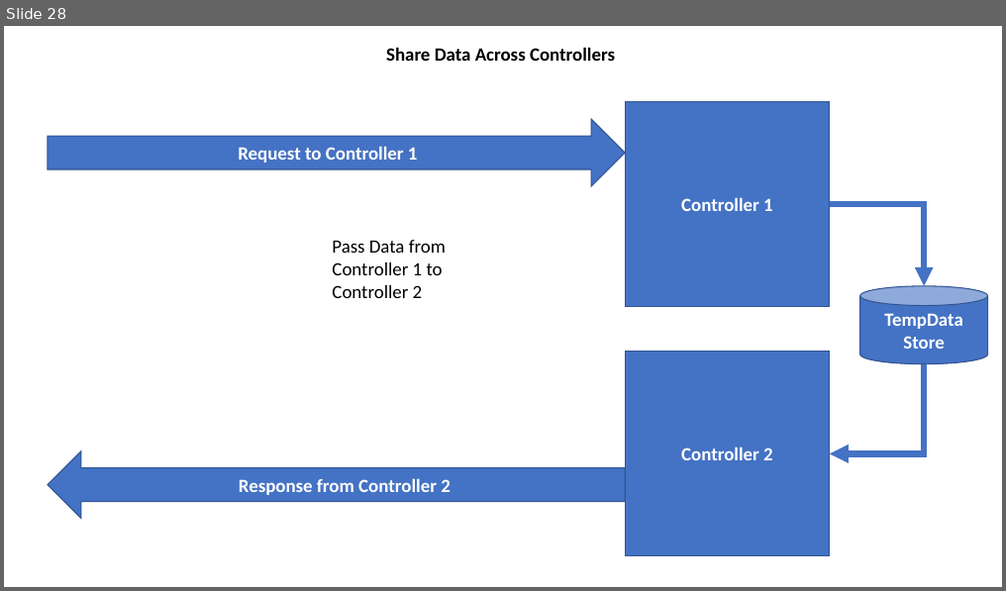
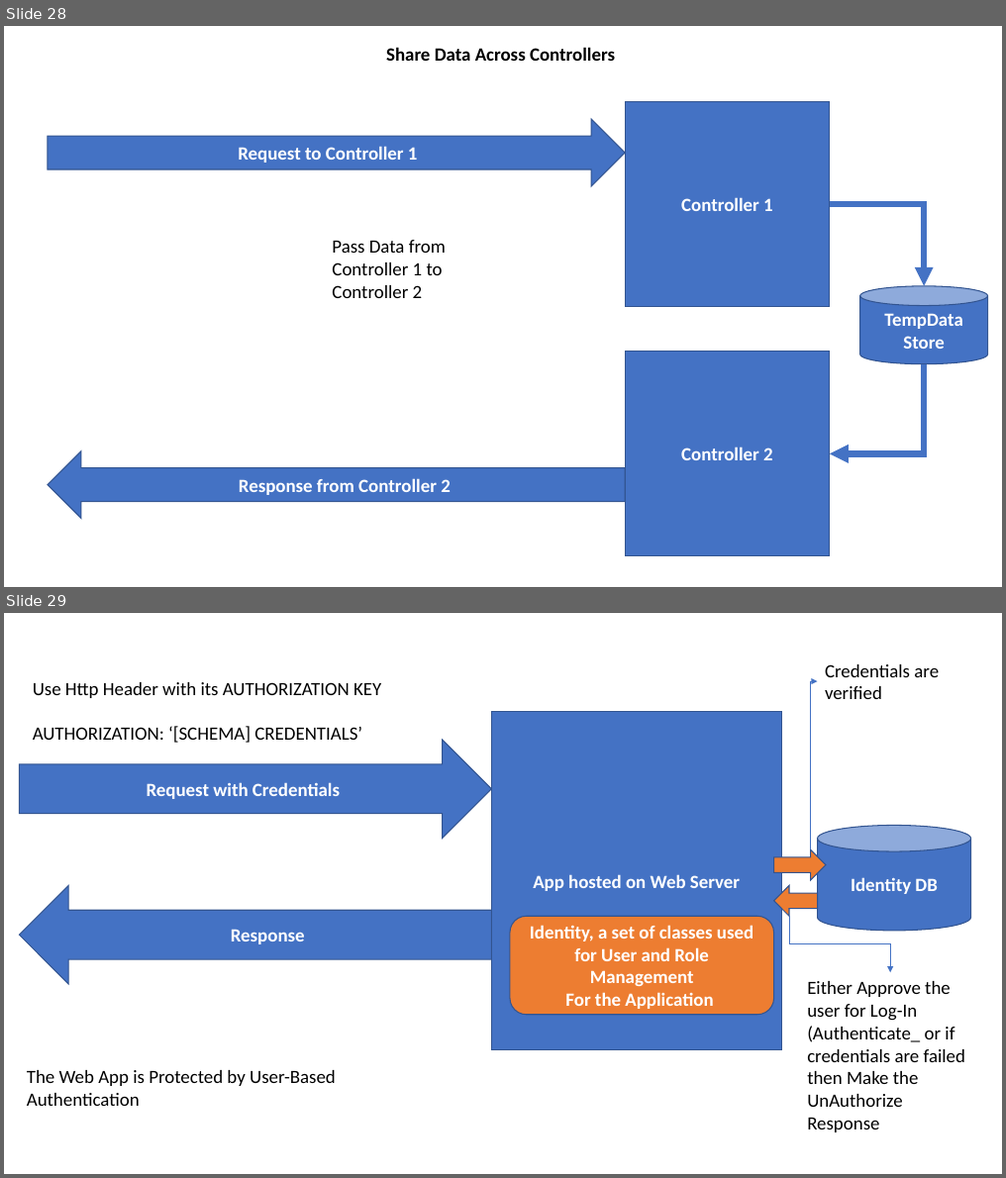
Before and after one commit to maheshsabnis/SimSept2002, a slide deck: Training_Images.pptx. Shown one above the other, each under a label of ours: slide 28 before the commit, slides 28 and 29 after it. The pictures are 1006x591 and 1006x1178 pixels, drawn with LibreOffice and Linux fonts; fonts in the diff are those of the drawing. Boxes give left, top, right and bottom in pixels: in the first picture for what was removed or moved away, otherwise in the second. Text is boxed around its words. In the diff, an @@ line names an element or a change of style, - is before the commit and + after.

```diff
--- a/Training_Images.pptx
+++ b/Training_Images.pptx
@@ slide 29 added at [4,613,1002,1174], background #FFFFFF @@
@@ text added at [825,664,939,699], 18 pt, text #000000 @@
+Credentials are verified
@@ text added at [33,682,381,743], 18 pt, text #000000 @@
+Use Http Header with its AUTHORIZATION KEY
+AUTHORIZATION: ‘[SCHEMA] CREDENTIALS’
@@ elbow arrow added from (811, 850) to (818, 681), #4472C4 0.5 pt @@
@@ rectangle added at [491,712,781,1051], fill #4472C4, outline #325491 1 pt, 18 pt, text #FFFFFF, bold @@
+App hosted on Web Server
@@ right arrow added at [19,740,491,839], fill #4472C4, outline #325491 1 pt, 18 pt, text #FFFFFF, bold @@
+Request with Credentials
@@ right arrow added at [774,850,826,880], fill #ED7D31, outline #325491 1 pt @@
@@ cylinder added at [818,826,971,931], fill #4472C4, outline #325491 1 pt, 18 pt, text #FFFFFF, bold @@
+Identity DB
@@ left arrow added at [19,885,491,984], fill #4472C4, outline #325491 1 pt, 18 pt, text #FFFFFF, bold @@
+Response
@@ left arrow added at [774,885,818,916], fill #ED7D31, outline #325491 1 pt @@
@@ rounded rectangle added at [510,916,774,1015], fill #ED7D31, outline #325491 1 pt, 18 pt, text #FFFFFF, bold @@
+Identity, a set of classes used for User and Role Management
+For the Application
@@ elbow arrow added from (789, 916) to (890, 973), #4472C4 0.5 pt @@
@@ text added at [807,981,965,1133], 18 pt, text #000000 @@
+Either Approve the user for Log-In (Authenticate_ or if credentials are failed then Make the UnAuthorize Response
@@ text added at [27,1070,336,1106], 18 pt, text #000000 @@
+The Web App is Protected by User-Based Authentication
```
Also in this commit, not shown: 1 other slide added, 7 other files.
